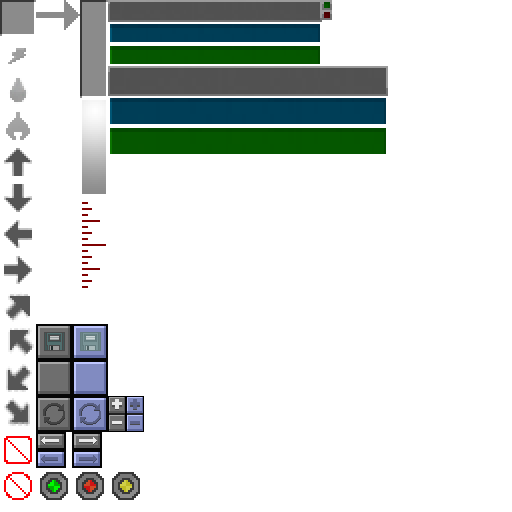
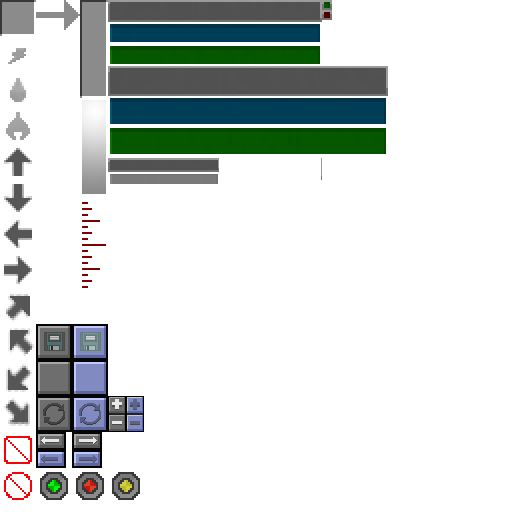
Revision of a layered (512, 512) image; what changed, layer by layer:
added layer "progressBar" above "plus" over [108, 158, 322, 184]
